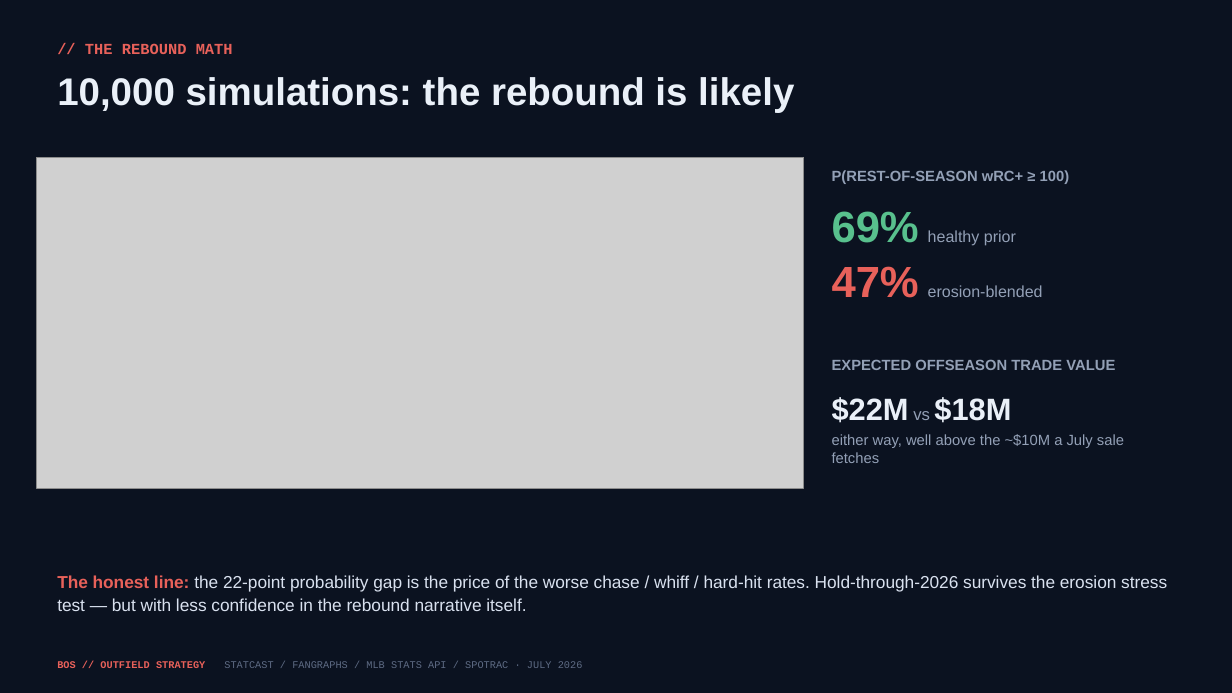
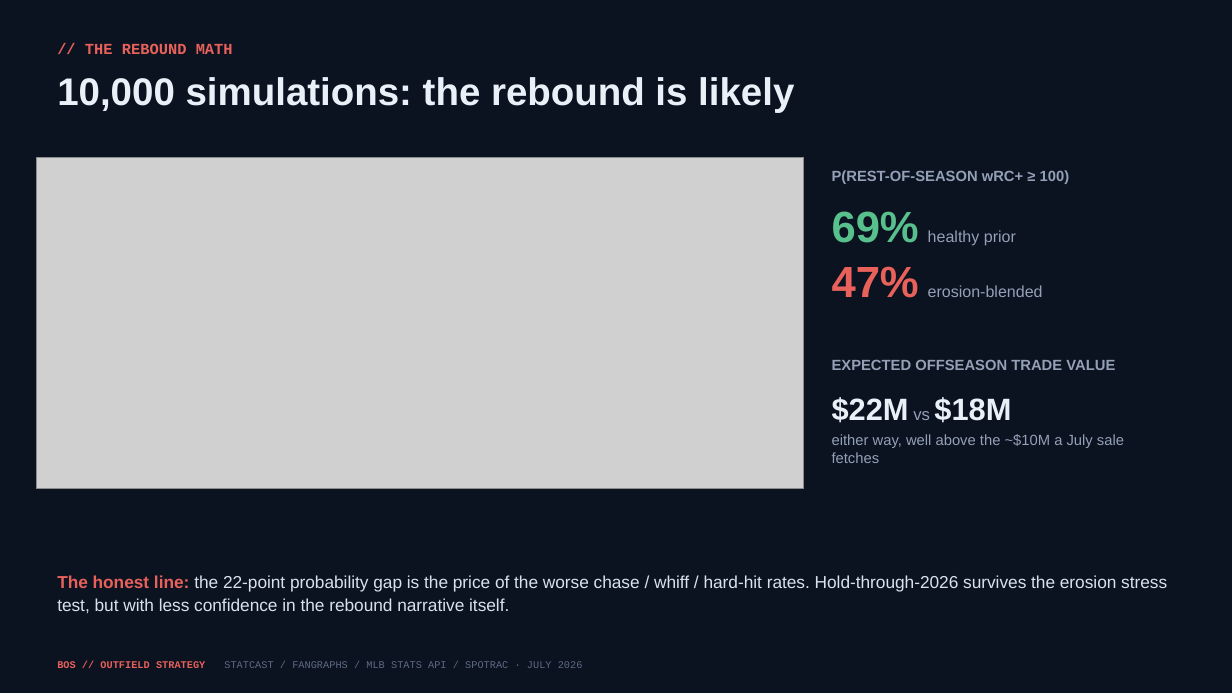
Before and after one commit to justinloo12/jarren-duran-outlier-analysis, a slide deck: slide 7 of outputs/Red_Sox_Outfield_Strategy.pptx. Drawn at 1232x693 pixels with LibreOffice and Linux fonts; fonts in the diff are those of the drawing; grey boxes stand for pictures. Boxes give left, top, right and bottom in pixels: in the first picture for what was removed or moved away, otherwise in the second. Text is boxed around its words. In the diff, an @@ line names an element or a change of style, - is before the commit and + after.

```diff
--- a/outputs/Red_Sox_Outfield_Strategy.pptx
+++ b/outputs/Red_Sox_Outfield_Strategy.pptx
@@ text at bbox=[57, 575, 1167, 613]: text changed @@
-The honest line: the 22-point probability gap is the price of the worse chase / whiff / hard-hit rates. Hold-through-2026 survives the erosion stress test — but with less confidence in the rebound narrative itself.
+The honest line: the 22-point probability gap is the price of the worse chase / whiff / hard-hit rates. Hold-through-2026 survives the erosion stress test, but with less confidence in the rebound narrative itself.
```
Also in this commit, not shown: 13 other slides changed, 6 other files.
